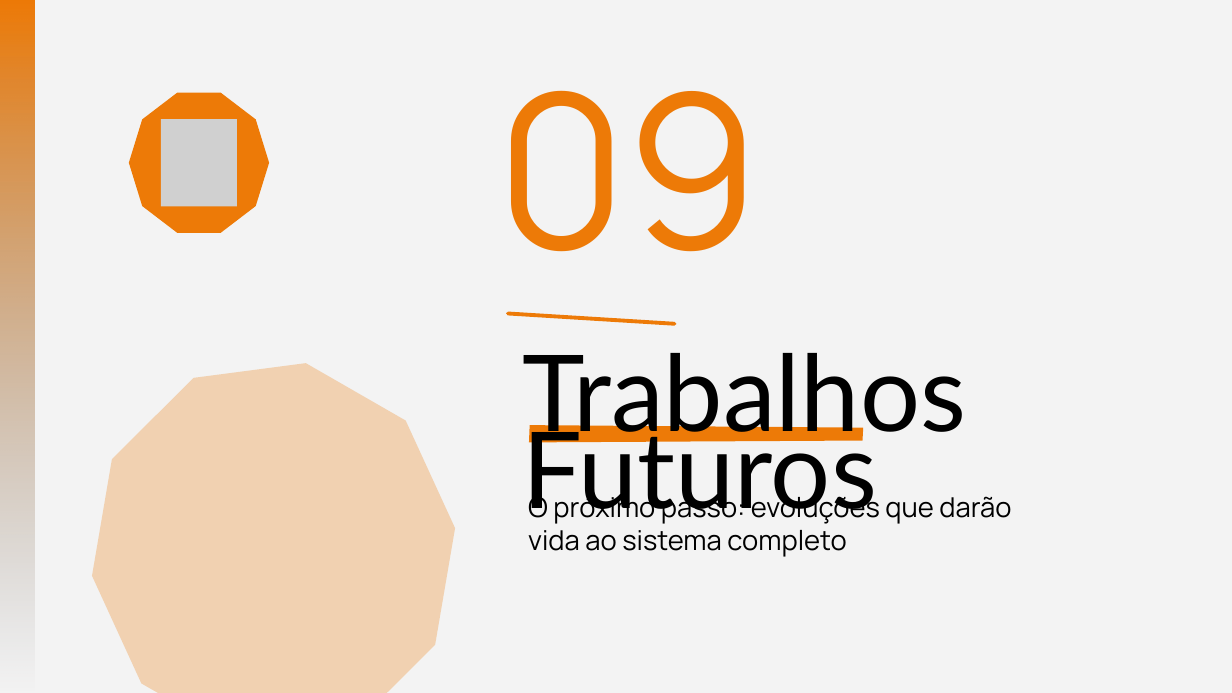
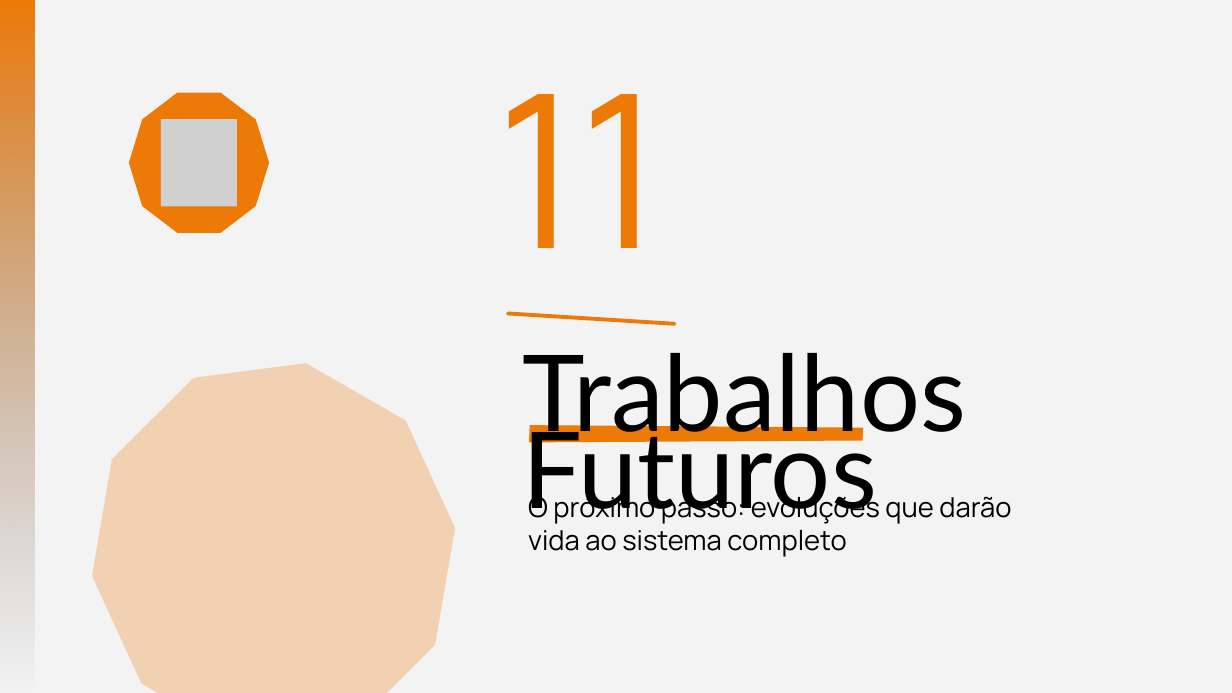
Before and after one commit to JoaoRibeiro-V/ShopUp, a slide deck: slide 24 of documentacao/slides-shopup.pptx (slide 22 before the commit). Drawn at 1232x693 pixels with LibreOffice and Linux fonts; fonts in the diff are those of the drawing; grey boxes stand for pictures. Boxes give left, top, right and bottom in pixels: in the first picture for what was removed or moved away, otherwise in the second. Text is boxed around its words. In the diff, an @@ line names an element or a change of style, - is before the commit and + after.

```diff
--- a/documentacao/slides-shopup.pptx
+++ b/documentacao/slides-shopup.pptx
@@ text at (x1=496, y1=94, x2=663, y2=248): text changed @@
-09
+11
```
Also in this commit, not shown: 8 other slides changed, 4 slides added.
